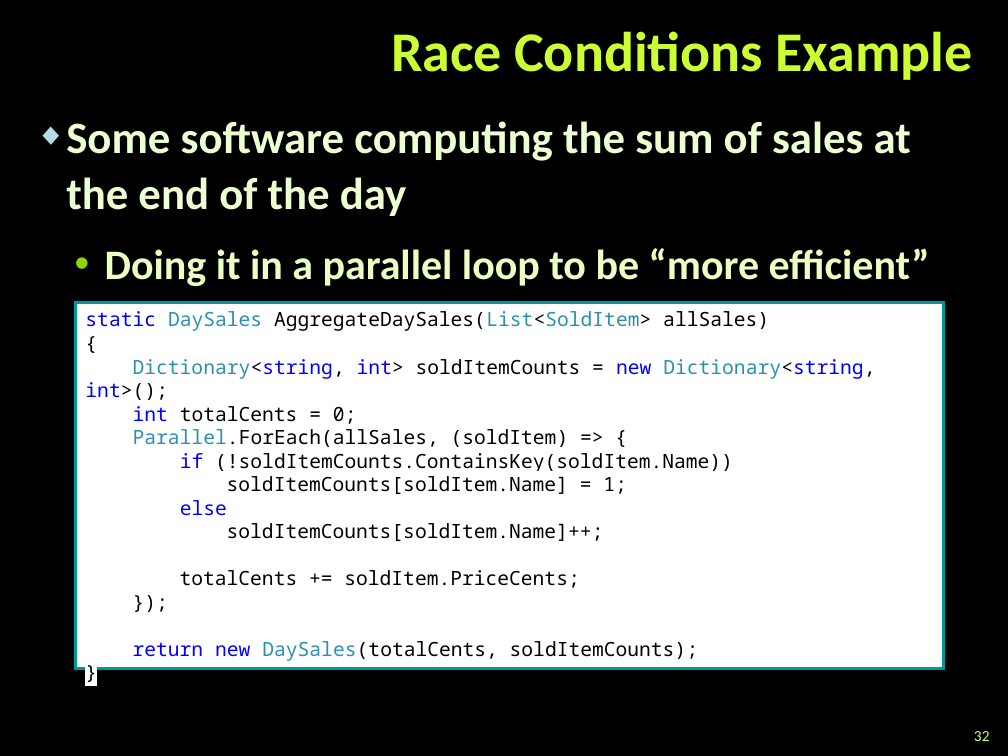
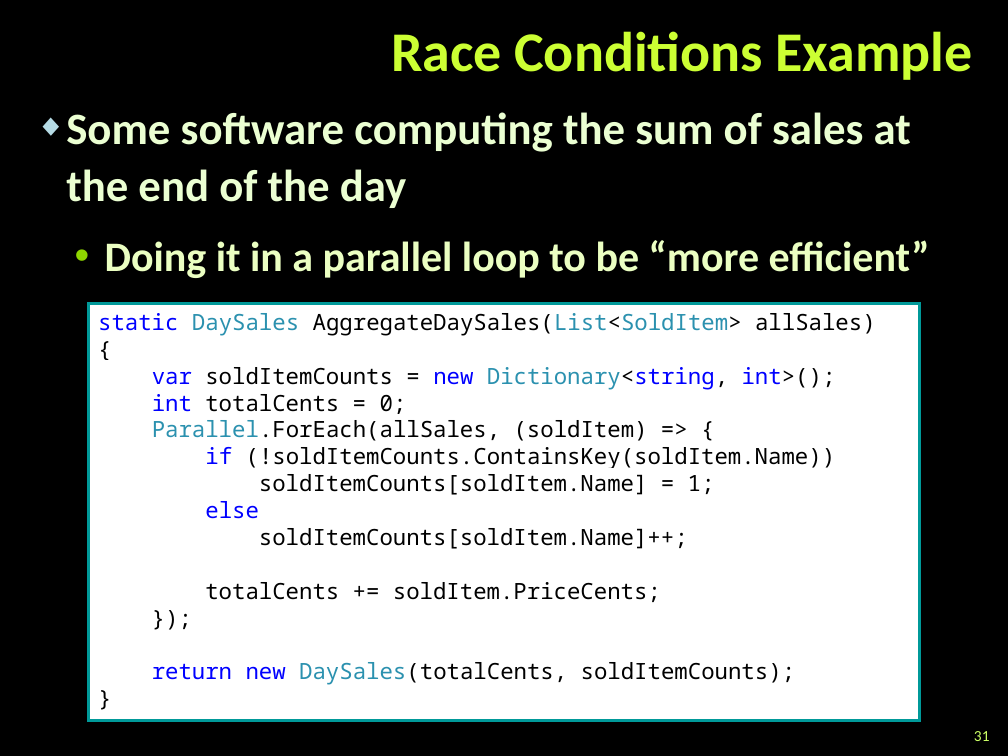
Before and after one commit to TelerikAcademy/Windows-Applications, a slide deck: slide 31 of 14. Asynchronous-Programming-in-CSharp/Asynchronous Programming in CSharp.pptx (slide 32 before the commit). Drawn at 1008x756 pixels with LibreOffice and Linux fonts; fonts in the diff are those of the drawing; background and template pictures are left out. Boxes give left, top, right and bottom in pixels: in the first picture for what was removed or moved away, otherwise in the second. Text is boxed around its words. In the diff, an @@ line names an element or a change of style, - is before the commit and + after.

```diff
--- a/14. Asynchronous-Programming-in-CSharp/Asynchronous Programming in CSharp.pptx
+++ b/14. Asynchronous-Programming-in-CSharp/Asynchronous Programming in CSharp.pptx
@@ text "Some software computing the sum ...": place and size @@
-text "Some software computing the sum ..." at box(66, 121, 930, 286)
+text "Some software computing the sum ..." at box(66, 112, 930, 278)
@@ rectangle "static DaySales AggregateDaySales(List<SoldItem> allSales)": place and size @@
-rectangle "static DaySales AggregateDaySales(List<SoldItem> allSales)" at box(76, 302, 943, 669)
+rectangle "static DaySales AggregateDaySales(List<SoldItem> allSales)" at box(89, 303, 920, 721)
@@ text in rectangle at box(98, 313, 876, 685): size 14 to 16 pt in "static DaySales AggregateDaySales(List<SoldItem> allSales)", "{", "int totalCents = 0;", "Parallel.ForEach(allSales, (soldItem) => {" and 8 more places @@
@@ text in rectangle at box(152, 367, 836, 389): text changed; size 14 to 16 pt @@
-Dictionary<string, int> soldItemCounts = new Dictionary<string, int>();
+var soldItemCounts = new Dictionary<string, int>();
@@ page number at box(974, 731, 990, 741): text changed @@
-32
+31
```
Also in this commit, not shown: 34 other slides changed, 3 slides removed, 35 other files.
